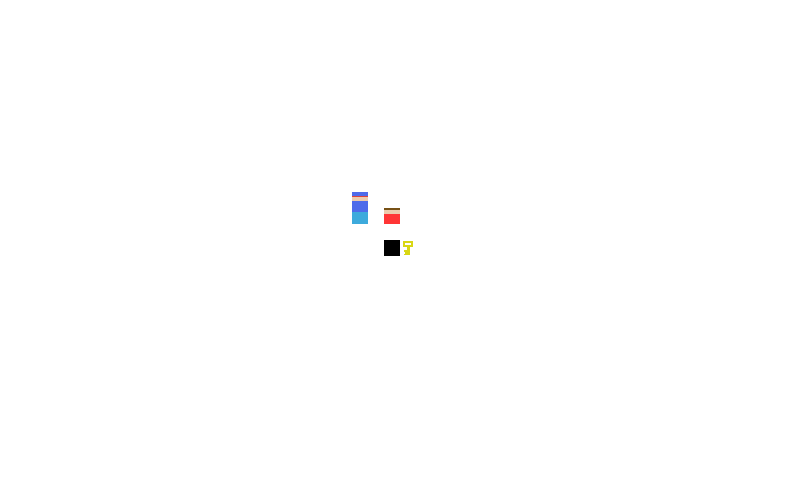
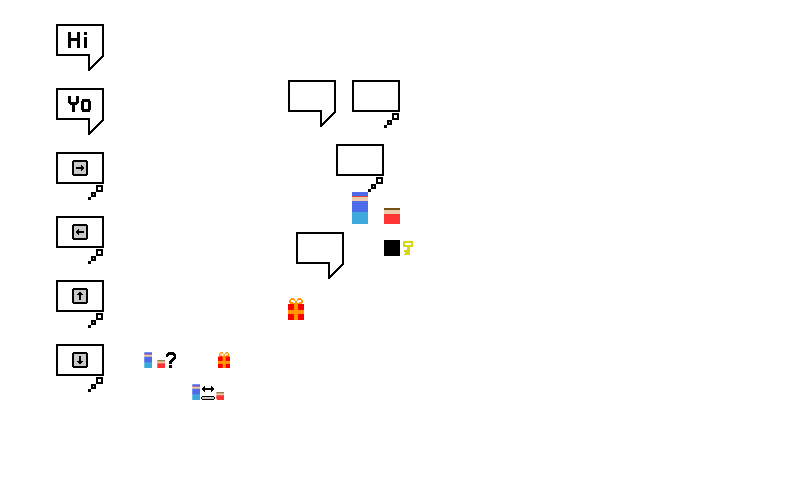
Layers edited between the first and the second 800 × 480 image:
added layer "UI" above "Dudes" over [left=56, top=24, right=400, bottom=400]
added layer "Items" above "Level" over [left=288, top=298, right=304, bottom=320]
hid "Background", painted on it over [left=56, top=24, right=400, bottom=400]
